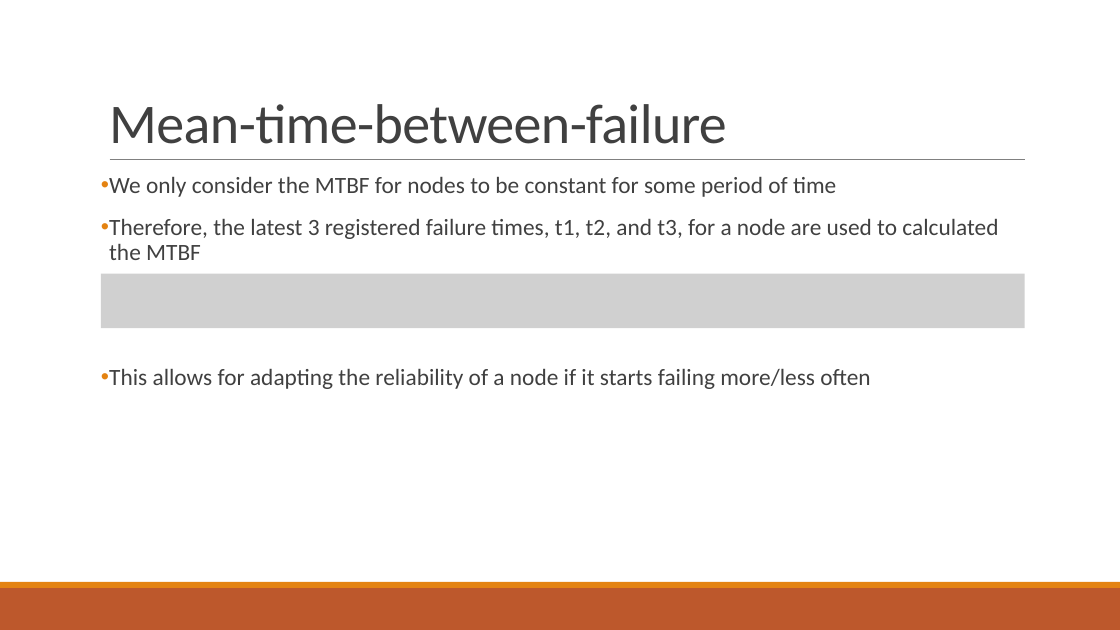
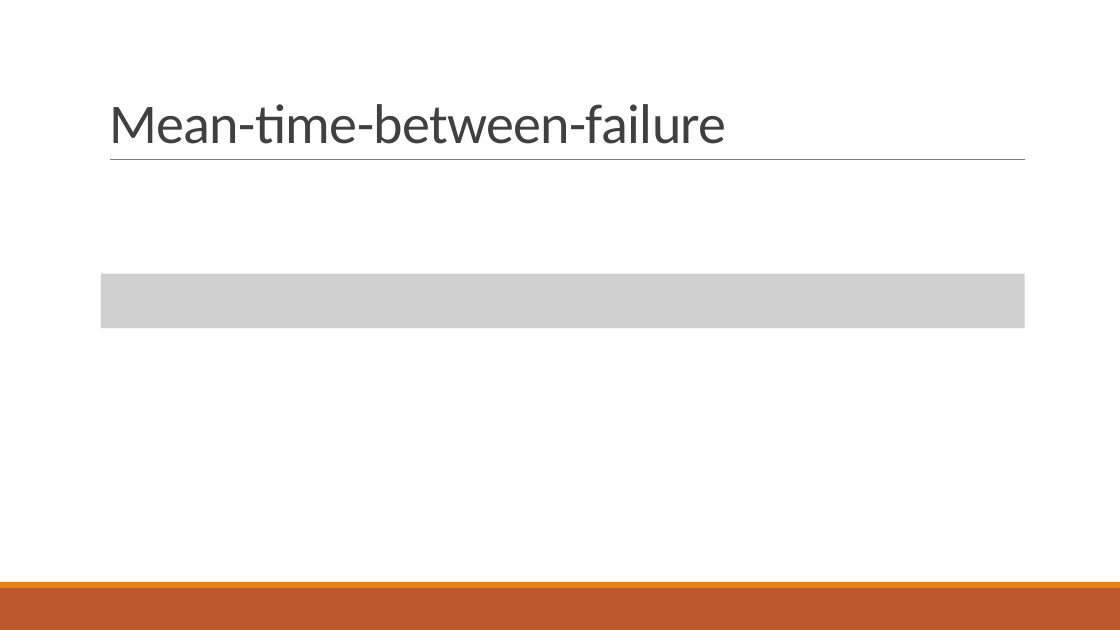
Before and after one commit to PStahl/master_thesis, a slide deck: slide 8 of presentation/presentation2.pptx. Drawn at 1120x630 pixels with LibreOffice and Linux fonts; fonts in the diff are those of the drawing; grey boxes stand for pictures. Boxes give left, top, right and bottom in pixels: in the first picture for what was removed or moved away, otherwise in the second. Text is boxed around its words. In the diff, an @@ line names an element or a change of style, - is before the commit and + after.

```diff
--- a/presentation/presentation2.pptx
+++ b/presentation/presentation2.pptx
@@ text removed at (109, 177, 998, 389) @@
-• We only consider the MTBF for nodes to be constant for some period of time
-• Therefore, the latest 3 registered failure times, t1, t2, and t3, for a node are used to calculated the MTBF
-• This allows for adapting the reliability of a node if it starts failing more/less often
```
Also in this commit, not shown: 2 other slides changed, 1 slide added, 1 slide removed.
